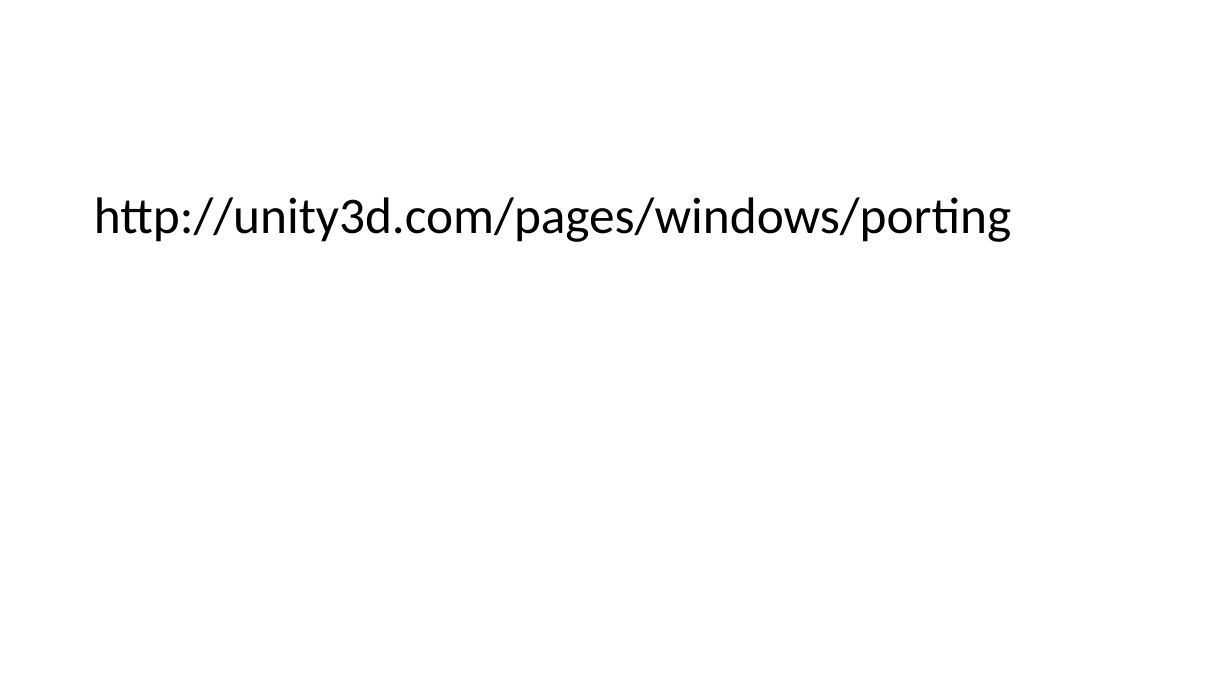
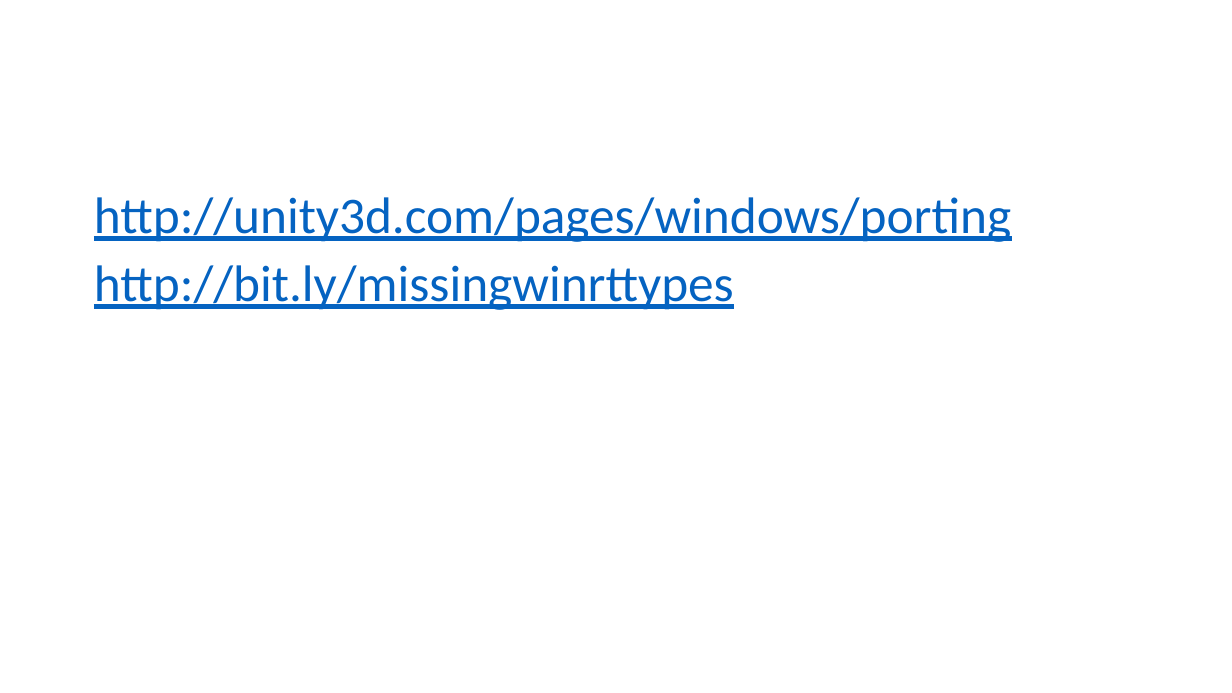
Before and after one commit to quandtm/UnityWin8Porting, a slide deck: slide 14 of PortingUnity_Win8.pptx. Drawn at 1232x693 pixels with LibreOffice and Linux fonts; fonts in the diff are those of the drawing. Boxes give left, top, right and bottom in pixels: in the first picture for what was removed or moved away, otherwise in the second. Text is boxed around its words. In the diff, an @@ line names an element or a change of style, - is before the commit and + after.

Commit message:
Added missing winrt types link

```diff
--- a/PortingUnity_Win8.pptx
+++ b/PortingUnity_Win8.pptx
@@ text at <box>94,197,1011,242</box>: text colour #000000 to #0563C1, underline on in "http://unity3d.com/pages/windows/porting" @@
@@ text at <box>94,265,734,310</box>: paragraph added @@
+http://bit.ly/missingwinrttypes
```
Also in this commit, not shown: 1 other slide changed.
